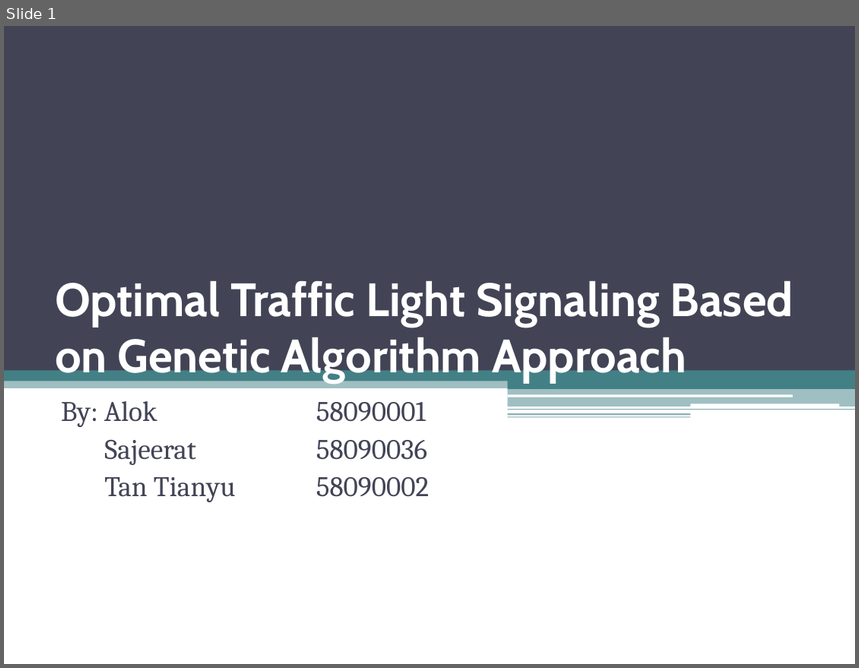
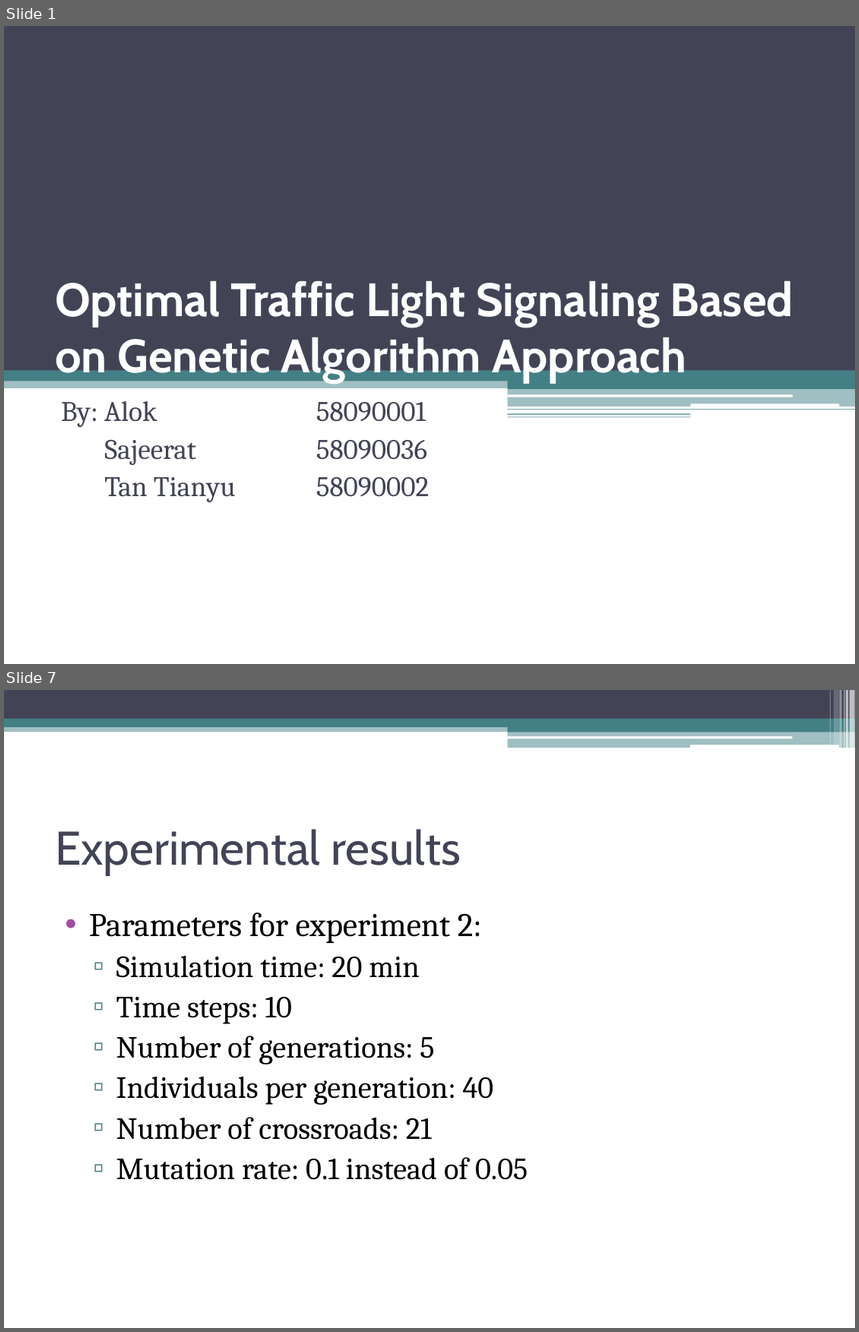
Before and after one commit to alok20121998/Traffic-Optimization-Project, a slide deck: presentation/presentation4.pptx. Shown one above the other, each under a label of ours: slide 1 before the commit, slides 1 and 7 after it; the slides between them are not shown. The pictures are 859x668 and 859x1332 pixels, drawn with LibreOffice and Linux fonts; fonts in the diff are those of the drawing. Boxes give left, top, right and bottom in pixels: in the first picture for what was removed or moved away, otherwise in the second. Text is boxed around its words. In the diff, an @@ line names an element or a change of style, - is before the commit and + after.

```diff
--- a/presentation/presentation4.pptx
+++ b/presentation/presentation4.pptx
@@ slide 7 added at (x1=4, y1=690, x2=855, y2=1328), background #FFFFFF @@
@@ rectangle added at (x1=4, y1=690, x2=855, y2=719), fill #424456 @@
@@ rectangle added at (x1=829, y1=690, x2=831, y2=745), fill #FFFFFF at 30% opacity @@
@@ rectangle added at (x1=834, y1=690, x2=839, y2=745), fill #FFFFFF at 20% opacity @@
@@ rectangle added at (x1=840, y1=690, x2=842, y2=748), fill #FFFFFF at 40% opacity @@
@@ rectangle added at (x1=844, y1=690, x2=845, y2=748), fill #FFFFFF at 60% opacity @@
@@ rectangle added at (x1=846, y1=690, x2=848, y2=748), fill #FFFFFF at 65% opacity @@
@@ rectangle added at (x1=850, y1=690, x2=855, y2=748), fill #FFFFFF at 65% opacity @@
@@ rectangle added at (x1=4, y1=724, x2=855, y2=732), fill #438086 at 50% opacity @@
@@ rectangle added at (x1=4, y1=719, x2=855, y2=727), fill #438086 @@
@@ rectangle added at (x1=508, y1=723, x2=855, y2=732), fill #438086 @@
@@ rectangle added at (x1=508, y1=731, x2=855, y2=748), fill #438086 at 50% opacity @@
@@ rounded rectangle added at (x1=507, y1=736, x2=792, y2=739), fill #FFFFFF @@
@@ rounded rectangle added at (x1=690, y1=745, x2=839, y2=748), fill #FFFFFF @@
@@ title added at (x1=55, y1=829, x2=461, y2=875), 40 pt, text #424456 @@
+Experimental results
@@ text added at (x1=89, y1=913, x2=528, y2=1180), 26 pt, text #000000 @@
+• Parameters for experiment 2:
+  ▫ Simulation time: 20 min
+  ▫ Time steps: 10
+  ▫ Number of generations: 5
+  ▫ Individuals per generation: 40
+  ▫ Number of crossroads: 21
+  ▫ Mutation rate: 0.1 instead of 0.05
```
Also in this commit, not shown: 4 slides changed, 3 other slides added, 7 slides removed, 3 other files.
